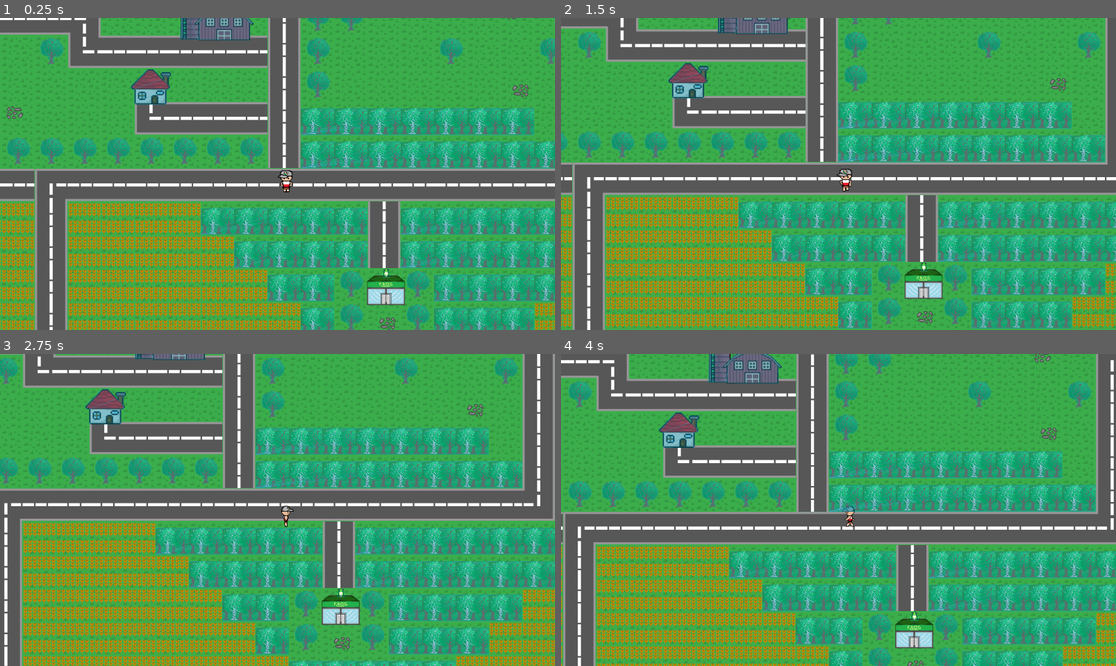
Above: before the commit, frames 1-4 (two rows, left to right).
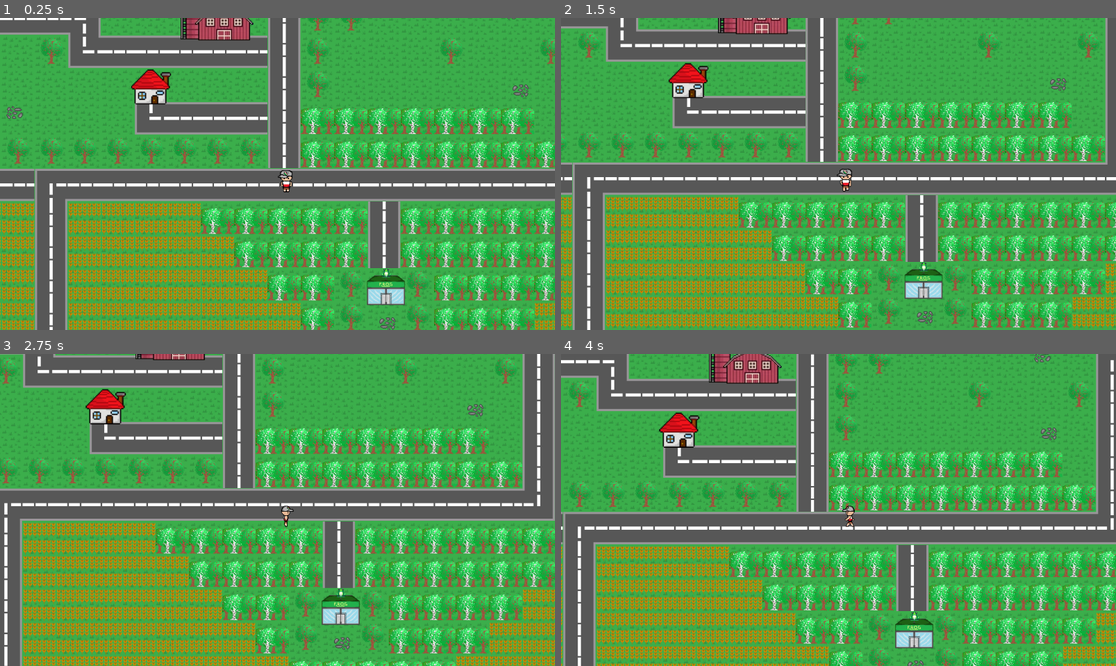
Above: after the commit, the same moments.

Repository: Orozon64/The-Sauna-Pact
Game: Godot game, scene res://scenes/polish_map.tscn
Two runs of this game, one before a commit and one after it. Both use one fixed random seed, a clock stepped at 60 frames per second and the inputs below. This scene is started directly instead of the project's main scene.
Inputs:
- Up to frame 1 (0.25 s): no input
- Up to frame 2 (1.5 s): tap Enter (advance_dialogue, bound only before the commit) at 0.5, 0.8, 1.35 s; hold D (move_right) 0.53-1.28 s; tap Shift (advance_dialogue, bound only after the commit) at 0.6 s; tap Space at 0.77 s; hold S (move_down) from 1.28 s (still down)
- Up to frame 3 (2.75 s): tap Space at 1.52 s; tap Shift (advance_dialogue, bound only after the commit) at 1.55, 2.1 s; release S (move_down) at 2.03 s; hold D (move_right) from 2.03 s (still down); tap Enter (advance_dialogue, bound only before the commit) at 2.3 s
- Up to frame 4 (4 s): release D (move_right) at 2.78 s; hold W (move_up) 2.78-3.53 s; tap Enter (advance_dialogue, bound only before the commit) at 2.85, 3.8 s; tap Space at 3.02, 3.77 s; tap Shift (advance_dialogue, bound only after the commit) at 3.05 s; hold A (move_left) from 3.53 s (still down); tap E (item_interact) at 3.6 s

The runs differ from the first frame. In frame 1, 27% of the frame differs, in the area x 1-100%, y 0-100%; in frame 2, 29%; in frame 3, 29%, in the area x 0-100%, y 0-100%; in frame 4, 29%.

Commit message:
FINALLY fixed quiz

Diff:
--- a/project.godot
+++ b/project.godot
@@ -49,7 +49,7 @@
 }
 advance_dialogue={
 "deadzone": 0.2,
-"events": [Object(InputEventKey,"resource_local_to_scene":false,"resource_name":"","device":0,"window_id":0,"alt_pressed":false,"shift_pressed":false,"ctrl_pressed":false,"meta_pressed":false,"pressed":false,"keycode":0,"physical_keycode":4194309,"key_label":0,"unicode":0,"location":0,"echo":false,"script":null)
+"events": [Object(InputEventKey,"resource_local_to_scene":false,"resource_name":"","device":-1,"window_id":0,"alt_pressed":false,"shift_pressed":false,"ctrl_pressed":false,"meta_pressed":false,"pressed":false,"keycode":0,"physical_keycode":4194325,"key_label":0,"unicode":0,"location":0,"echo":false,"script":null)
 ]
 }
 print_location={
--- a/scenes/dialogue_window.tscn
+++ b/scenes/dialogue_window.tscn
@@ -93,7 +93,7 @@
 offset_bottom = 88.0
 theme_override_colors/font_color = Color(1, 1, 1, 1)
 theme_override_font_sizes/font_size = 26
-text = "PRESS ENTER TO CONTINUE"
+text = "PRESS SHIFT TO CONTINUE"
 
 [node name="AnswerAButton" type="Button" parent="." unique_id=1885128724]
 visible = false
--- a/scenes/polish_map.tscn
+++ b/scenes/polish_map.tscn
@@ -132,14 +132,14 @@
 position = Vector2(1, 20)
 tile_map_data = PackedByteArray("AAACAAsAAAAHAAUAAAACAAwAAAAHAAUAAAADAAwAAAAHAAUAAAADAAsAAAAHAAUAAAABAAsAAAAHAAUAAAABAA …(6240 unchanged characters)…
 tile_set = SubResource("TileSet_u03f7")
-collision_visibility_mode = 1
+collision_visibility_mode = 2
 physics_quadrant_size = 64
 
 [node name="Farm" type="TileMapLayer" parent="." unique_id=1395806286]
 position = Vector2(1, 20)
 tile_map_data = PackedByteArray("AAAaAA0ABAAAAAAAAAAFAAQABQAAAAAAAAADAA4ABgAAAAAAAAAHAAAABQAAAAAAAAALAAUABAAAAAAAAAAJAAcABwAAAAAAAAAUAAEABwAAAAAAAAA=")
 tile_set = SubResource("TileSet_u03f7")
-collision_visibility_mode = 1
+collision_visibility_mode = 2
 physics_quadrant_size = 64
 
 [node name="AirportArea" type="Area2D" parent="." unique_id=1053614381]
--- a/scripts/dialogue_manager.gd
+++ b/scripts/dialogue_manager.gd
@@ -42,6 +42,8 @@
 var dialogue_sfx = []
 
 var current_sound_name
+
+var cooldown = 20
 # Called when the node enters the scene tree for the first time.
 
 func initiate():
@@ -105,12 +107,15 @@
 					$AdvanceTipLabel.hide()
 
 					$AnswerAButton.text = "A." + answers[question_id][0]
+					$AnswerAButton.disabled = false
 					$AnswerAButton.show()
 
 					$AnswerBButton.text = "B." + answers[question_id][1]
+					$AnswerBButton.disabled = false
 					$AnswerBButton.show()
 
 					$AnswerCButton.text = "C." + answers[question_id][2]
+					$AnswerCButton.disabled = false
 					$AnswerCButton.show()
 
 					#$TalkingSFXPlayer.stop()
@@ -150,12 +155,15 @@
 
 
 func _on_player_select_answer_a():
+	$AnswerAButton.disabled = true
 	answer_id = 0
 	verify_answer()
 func _on_player_select_answer_b():
+	$AnswerBButton.disabled = true
 	answer_id = 1
 	verify_answer()
 func _on_player_select_answer_c():
+	$AnswerCButton.disabled = true
 	answer_id = 2
 	verify_answer()
 
Not shown, changed: save_game.data
